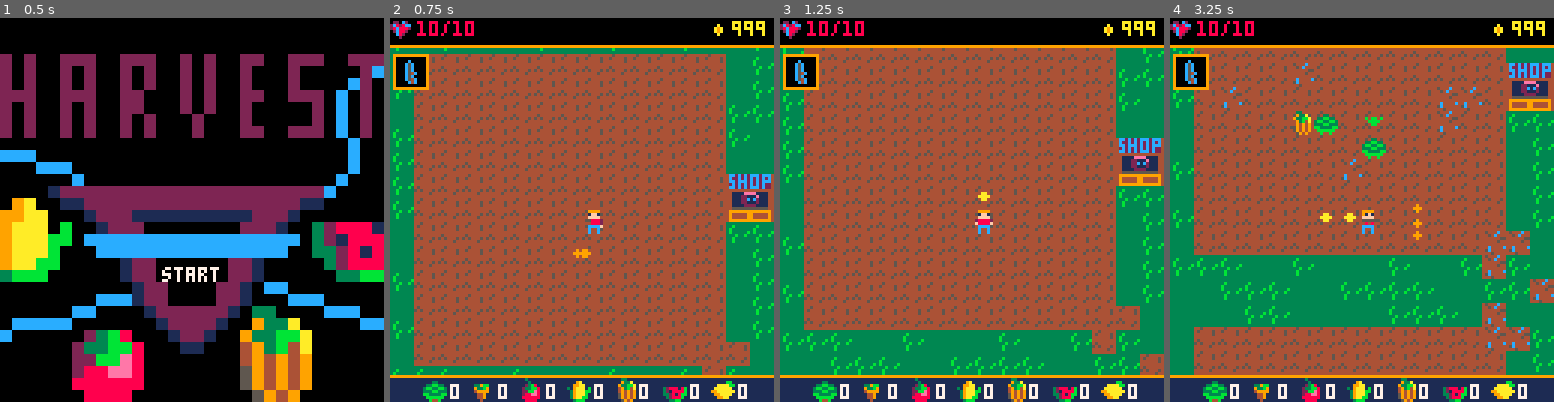
Above: before the commit, frames 1-4 (left to right).
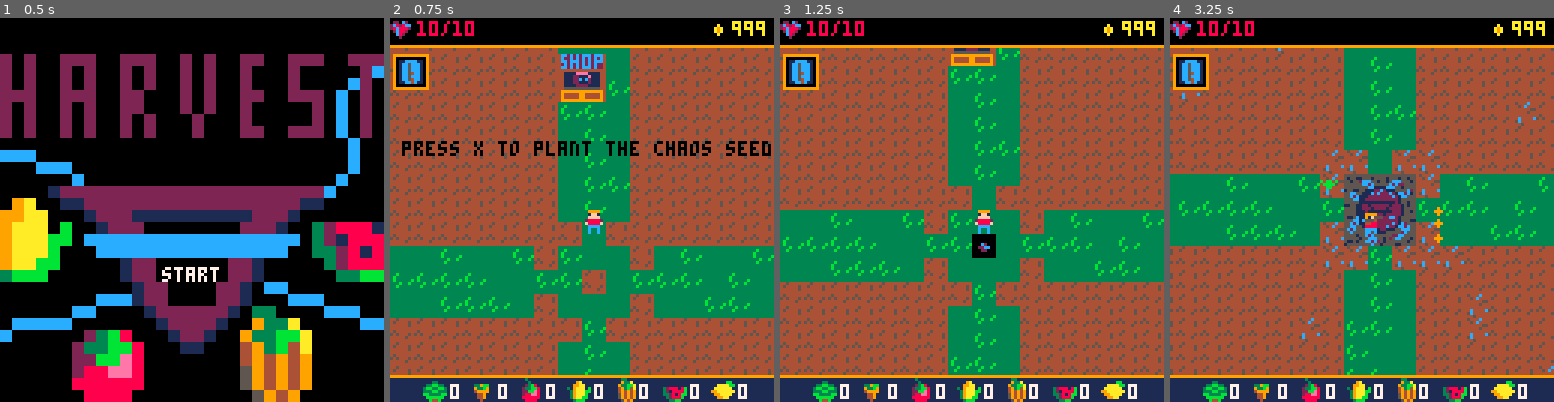
Above: after the commit, the same moments.

Repository: alexjbusch/GameJam2020
Game: PICO-8 cartridge GMTK-GameJam2020-Game/necrofarmicon.p8
Same seed, same stepped clock (60 frames per second), same inputs: the game is played once before the commit and once after it.
Inputs:
- Up to frame 1 (0.5 s): tap O (Z key) at 0.33 s
- Up to frame 2 (0.75 s): tap O (Z key) at 0.7 s
- Up to frame 3 (1.25 s): tap X (X key) at 1.07 s
- Up to frame 4 (3.25 s): tap O (Z key) at 1.43, 2.22, 3.1 s; hold Left 1.97-2.37 s; tap X (X key) every 0.33 s from 2.07 to 3.07 s; hold Down 2.42-2.82 s; hold Right from 2.87 s (still down)

Frame 1 is identical in both runs. In frame 2, 38% of the frame differs, in the area x 0-100%, y 7-93%; in frame 3, 40%; in frame 4, 55%.

Commit message:
fire at player restored

Diff:
--- a/GMTK-GameJam2020-Game/necrofarmicon.p8
+++ b/GMTK-GameJam2020-Game/necrofarmicon.p8
@@ -39,6 +39,10 @@
  --test code
  --mset(corr_seed_pos.x/8,corr_seed_pos.y/8,132)
  scene="title"
+ cutscene=false
+ chaos_seed_growth_timer=0
+ chaos_seed_growing=true
+
  player.hp=10
  --create_enemy(75,55,"pumpkin",player)
  for b in all(enemies) do
@@ -72,8 +76,9 @@
   if begin==false then
    title.y = title.y+0.1*sin(title.timer)
    title.timer+=0.0125
-   if (btnp(4)) then
+   if (btnp(4))or btnp(❎) then
     begin=true
+    cutscene=true
     title.timer=0
    end
   else
@@ -85,7 +90,7 @@
   end
  end
  if scene == "game" then
-  player:update()
+  --player:update()
   for b in all(plants) do
    b:update()
   end
@@ -93,7 +98,32 @@
    b:update()
   end
   if scene == "game" then
-   player:update()
+   if cutscene == false then
+    player:update()
+   else
+    if btnp(❎) then
+     cutscene=false
+     mset(120/8,124/8,84)
+    end
+   end
+   if chaos_seed_growing then
+	   if chaos_seed_growth_timer<1 then
+	    chaos_seed_growth_timer+=delta_time
+	   else
+	    mset(14,14,138)
+	    mset(15,14,139)
+	    mset(16,14,140)
+	    mset(14,15,154)
+	    mset(15,15,155)
+	    mset(16,15,156)
+	    mset(14,16,170)
+	    mset(15,16,171)
+	    mset(16,16,172)
+	    player.y-=8
+	    chaos_seed_growing=false
+	   end
+	  end
+
    cam_offset=set_camera_offset()
    ui_layer:update()
    for b in all(plants) do
@@ -167,7 +197,13 @@
   end
   player:draw()
   ui_layer:draw()
+ if cutscene  then
+  print("press x to plant the chaos seed",player.x-60,player.y-23)
+ end
+  else
   --?player.shotgun_cooldown,player.x,player.y-8,0
+
+
  end
  if scene == "over" then
   if exploded then
@@ -416,8 +452,8 @@
 player_dash_dn = make_anim(2,{38,39})
 
 player = {
-x=64,
-y=64,
+x=120,
+y=100,
 w=8,
 h=8,
 fx=false,
@@ -973,7 +1008,7 @@
 lemon_explode = make_anim(60,{132,133,148,149})
 
 
-function create_enemy(xin,yin,class_in,target_in,dir)
+function create_enemy(xin,yin,class_in,target_in)
 enemy = {
 x=xin,
 y=yin,
@@ -993,9 +1028,6 @@
 dead=false,
 state="idle",
 attack_cooldown_timer = 0,
-thorn_dir=dir,
-thorn_fx=nil,
-thorn_fy=nil,
 init=function(self)
  if self.class == "tomato" then --deleted
   self.sprite=76
@@ -1015,26 +1047,8 @@
  elseif self.class == "lemon" then
   self.sprite=132
   self.sp={132,133,148,149}
- elseif self.class == "thorns" then
-  if (self.thorn_dir=="r") then
-   self.sprite = 150
-   self.thorn_fx = true
-  end
-  if (self.thorn_dir=="l") then
-   self.sprite = 150
-   self.thorn_fx = false
-  end
-  if (self.thorn_dir=="u") then
-   self.sprite = 151
-   self.thorn_fy = true
-  end
-  if (self.thorn_dir=="d") then
-   self.sprite = 151
-   self.thorn_fy = false
-  end
- end
-end,
-
+ end
+end,
 update=function(self)
  if self.class == "pumpkin" then
   if self.state == "idle" then
@@ -1056,11 +1070,8 @@
 
  elseif self.class == "lettuce" then
   if self.state == "idle" then
-   self.sp={106,107}
-  else
-   self.sp={122,123}
-  end
-  self:stab_outwards()--lettuce
+  end
+  self:stab_outwards() --lettuce
 
  elseif self.class == "carrot" then
   if self.state == "idle" then
@@ -1069,24 +1080,15 @@
 
  elseif self.class == "lemon" then
   if self.state == "idle" then
+   self:animate()
   end
   -- lemon explode logic here
- elseif self.class=="thorns" then
-  if self.attack_cooldown_timer < 1 then
-   self.attack_cooldown_timer+=delta_time
-  else
-   del(enemies,self)
-  end
- end
- if (self.sp ~= nil) self:animate()
+ end
+ self:animate()
 end,
 
 draw=function(self)
- if self.class~="thorns" then
-  spr(self.sprite,self.x,self.y)
- else
-  spr(self.sprite,self.x,self.y,1,1,self.thorn_fx,self.thorn_fy)
- end
+ spr(self.sprite,self.x,self.y)
 end,
 
 animate=function(self)
@@ -1111,30 +1113,35 @@
 end,
 
 stab_outwards=function(self)
- if self.state=="attacking" then
-  if distance(player.x+4,player.y+4,self.x+4,self.y+4) <= 15 then
-   player.hp-=1
-  end
-  create_enemy(self.x+8,self.y,"thorns",player,"r")
-  enemy:init()
-  create_enemy(self.x-8,self.y,"thorns",player,"l")
-  enemy:init()
-  create_enemy(self.x,self.y+8,"thorns",player,"u")
-  enemy:init()
-  create_enemy(self.x,self.y-8,"thorns",player,"d")
-  enemy:init()
-  self.attack_cooldown_timer=0
-  self.state="idle"
- end
- if distance(player.x+4,player.y+4,self.x+4,self.y+4) <= 15 then
+ if self.state == "attacking" then
+  self.cur_moveanim = lettuce_attack
   if self.attack_cooldown_timer < 1 then
    self.attack_cooldown_timer+=delta_time
   else
-   self.state="attacking"
-  end
- end
-end
-
+    if distance(player.x+4,player.y+4,self.x+4,self.y+4)
+    <= 15 then
+     player.hp-=1
+    end
+    self.state="idle"
+    self.attack_cooldown_timer=0
+  end
+ end
+ if distance(player.x+4,player.y+4,self.x+4,self.y+4)
+ <= 15 then
+  self.state = "attacking"
+ end
+end,
+fire_at_player=function(self)
+ if self.attack_cooldown_timer ==0 then
+  --make_reticule(player.x,player.y)
+ end
+ if self.attack_cooldown_timer <3 then
+  self.attack_cooldown_timer+=delta_time
+ else
+  create_bullet(self.x,self.y)
+  self.attack_cooldown_timer=0
+ end
+end
 }
 
 add(enemies,enemy)
Not shown, changed: 92 lines of the sprite sheet (__gfx__) section of GMTK-GameJam2020-Game/necrofarmicon.p8
Not shown, changed: the thumbnail (__label__) section of GMTK-GameJam2020-Game/necrofarmicon.p8
